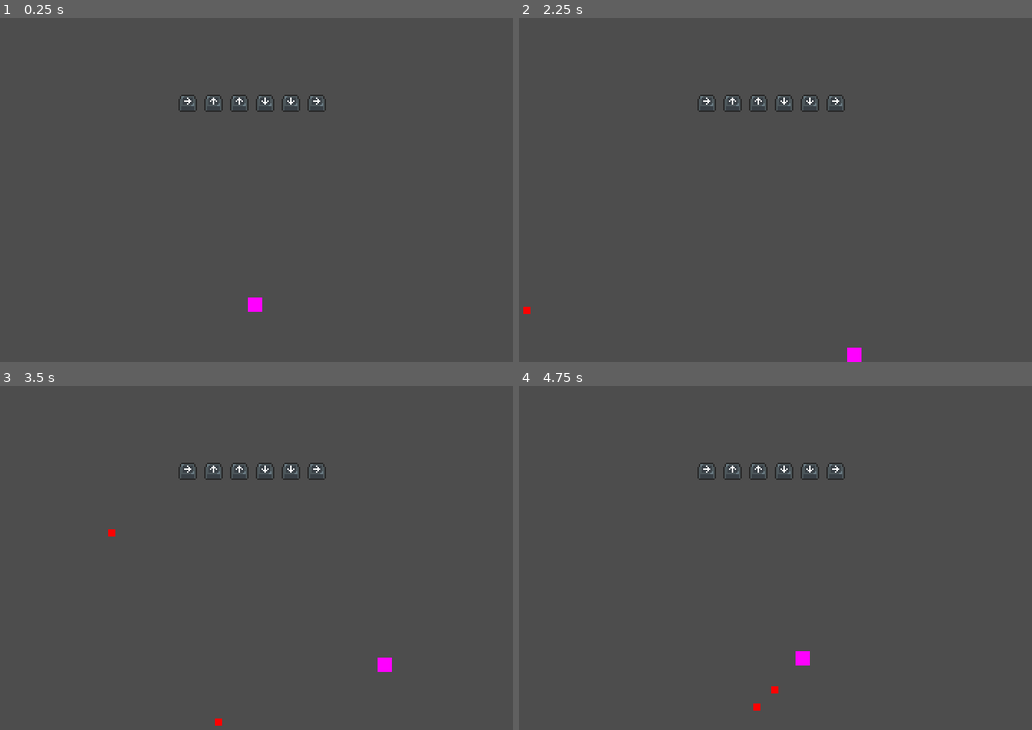
Above: before the commit, frames 1-4 (two rows, left to right).
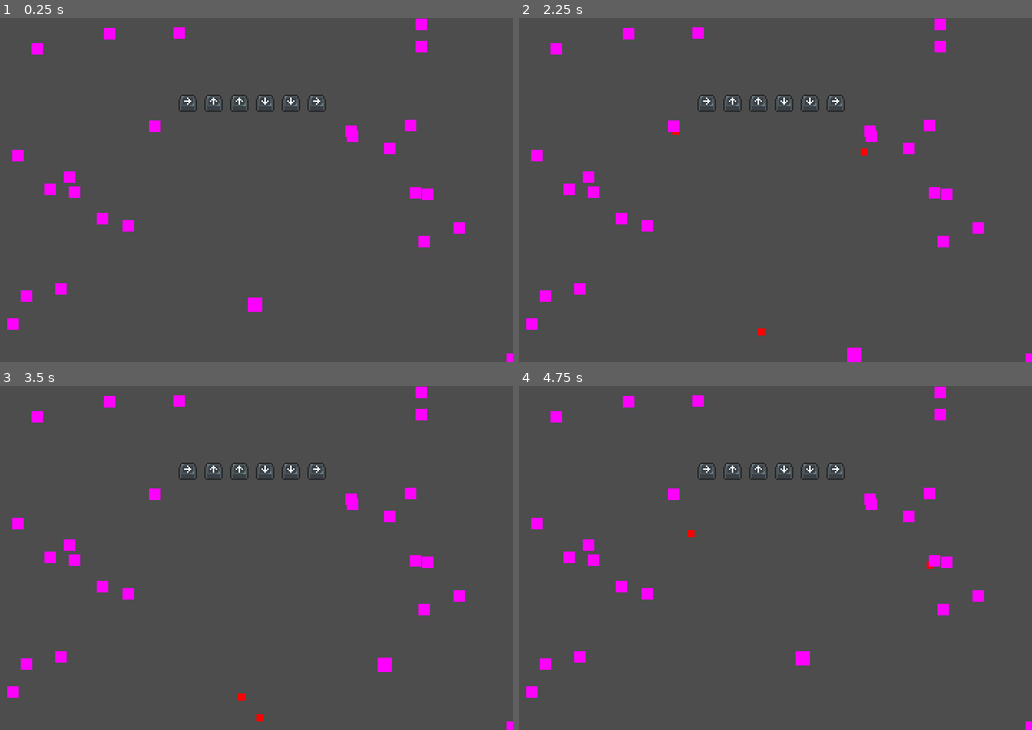
Above: after the commit, the same moments.

Repository: InRe-Dan/MiniJameGam34
Game: Godot game, scene res://Main/main.tscn
The game is run twice, just before and just after one commit, with the same random seed, the same clock (stepped at 60 frames per second) and the same inputs.
Inputs:
- Up to frame 1 (0.25 s): no input
- Up to frame 2 (2.25 s): tap Enter at 0.5 s; hold D (move_right) 0.53-1.28 s; hold S (move_down) 1.28-2.03 s; hold D (move_right) from 2.03 s (still down)
- Up to frame 3 (3.5 s): release D (move_right) at 2.78 s; hold W (move_up) from 2.78 s (still down)
- Up to frame 4 (4.75 s): release W (move_up) at 3.53 s; hold A (move_left) from 3.53 s (still down)

The runs differ from the first frame. In frame 1, 1.7% of the frame differs, in the area x 1-100%, y 0-100%; in frame 2, 1.8%; in frame 3, 1.8%; in frame 4, 1.8%.

Commit message:
Added audience manager
Added spectator factory
Reworked hazard manager to integrate spectators

Diff:
--- a/Globals.gd
+++ b/Globals.gd
@@ -3,7 +3,10 @@
 
 var joke_system : JokeSystem
 
+const stage_radius: float = 240.0
+const audience_padding: float = 16.0
 const stage_center: Vector2 = Vector2(360, 480)
+const spectator_placement_max_attempts: int = 8
 ## Number of QTE keypresses required per word in a joke
 ## This doesn't work at the moment. More implementation consideration required...
 const joke_difficulty : float = 2
--- a/Hazard/hazard.tscn
+++ b/Hazard/hazard.tscn
@@ -13,7 +13,6 @@
 monitorable = false
 script = ExtResource("1_rvm33")
 speed = null
-minimum_speed_factor = null
 
 [node name="Sprite2D" type="Sprite2D" parent="."]
 texture = SubResource("PlaceholderTexture2D_thfl7")
--- a/Hazard/hazard_manager.gd
+++ b/Hazard/hazard_manager.gd
@@ -1,22 +1,22 @@
-extends Node
+extends Node2D
 ## Responsible for spawning hazards
-
-const spawn_radius: float = 64.0 + sqrt(pow(360.0, 2.0) + pow(480.0, 2.0))
 
 @export var global_spawn_weight: float
 @export var hazards: Array[HazardSpawnData]
 
-var main: Main
+var hazardData: Array[HazardSpawnData] = []
 
-var hazardData: Array[HazardSpawnData] = []
+@onready var hazard_container: Node2D = $Hazards
+@onready var audience: Node2D = $Audience
 
 
 ## Called when the node enters the scene tree for the first time.
 func _ready() -> void:
-	main = get_tree().root.get_node("Main")
-
 	for data: HazardSpawnData in hazards:
 		hazardData.append(data)
+
+	for spectator: Node in audience.get_children():
+		spectator.hazard_deployed.connect(_on_hazard_deployed)
 
 
 ## Called every frame. 'delta' is the elapsed time since the previous frame.
@@ -24,7 +24,13 @@
 	var rand: float = randf()
 	if rand < global_spawn_weight * delta:
 		# Spawn hazard this frame
-		main.spawn_hazard(get_hazard(), get_position())
+		spawn_hazard(get_hazard())
+
+
+## Spawns a hazard
+func spawn_hazard(hazard: Hazard) -> void:
+	var spectator: Spectator = audience.get_children().pick_random()
+	spectator.prepare_hazard(hazard)
 
 
 ## Returns a random hazard
@@ -32,7 +38,6 @@
 	return (hazardData.pick_random() as HazardSpawnData).hazard.instantiate()
 
 
-## Returns a random position outside the viewport
-func get_position() -> Vector2:
-	var angle: float = randf_range(0, PI)
-	return Vector2(cos(angle), -sin(angle)) * spawn_radius + Globals.stage_center
+## Hazard deployed by spectator
+func _on_hazard_deployed(hazard: Hazard) -> void:
+	hazard_container.add_child(hazard)
--- a/Hazard/hazard_manager.tscn
+++ /dev/null
@@ -1,14 +0,0 @@
-[gd_scene load_steps=5 format=3 uid="uid://cip0t87hvhybj"]
-
-[ext_resource type="Script" path="res://Hazard/hazard_manager.gd" id="1_os5rk"]
-[ext_resource type="Script" path="res://Hazard/hazard_spawn_data.gd" id="2_lcnao"]
-[ext_resource type="PackedScene" uid="uid://bko632gtiaj3s" path="res://Hazard/Hazards/tomato.tscn" id="3_rwufa"]
-
-[sub_resource type="Resource" id="Resource_xacaa"]
-script = ExtResource("2_lcnao")
-hazard = ExtResource("3_rwufa")
-
-[node name="HazardManager" type="Node"]
-script = ExtResource("1_os5rk")
-global_spawn_weight = 1.0
-hazards = Array[ExtResource("2_lcnao")]([SubResource("Resource_xacaa")])
--- /dev/null
+++ b/Hazard/spectator.gd
@@ -0,0 +1,27 @@
+class_name Spectator extends Node2D
+## Represents a single audience member who is able to create hazards
+
+signal hazard_deployed(hazard)
+
+var queue: Array[Hazard]
+
+
+## Create a hazard
+func prepare_hazard(hazard: Hazard) -> void:
+	queue.append(hazard)
+
+	# Start animation if not already playing
+	# TODO: REPLACE
+	release()
+
+
+## Animation finished
+func release() -> void:
+	if queue.size() == 0: return
+
+	# Dequeue hazard
+	var hazard: Hazard = queue[0]
+	queue.remove_at(0)
+
+	hazard.position = position
+	hazard_deployed.emit(hazard)
--- /dev/null
+++ b/Hazard/spectator.tscn
@@ -0,0 +1,12 @@
+[gd_scene load_steps=3 format=3 uid="uid://bllvgnlk03rvh"]
+
+[ext_resource type="Script" path="res://Hazard/spectator.gd" id="1_6wfni"]
+
+[sub_resource type="PlaceholderTexture2D" id="PlaceholderTexture2D_h7ius"]
+size = Vector2(16, 16)
+
+[node name="Spectator" type="Node2D"]
+script = ExtResource("1_6wfni")
+
+[node name="Sprite2D" type="Sprite2D" parent="."]
+texture = SubResource("PlaceholderTexture2D_h7ius")
--- a/Jokes/JokeList/joke1.tres
+++ b/Jokes/JokeList/joke1.tres
@@ -4,5 +4,5 @@
 
 [resource]
 script = ExtResource("1_imyuo")
-setup = "Why don't oysters donate to charity?"
-punchline = "Because they're shellfish!"
+setup = "Have you tried eating a clock?"
+punchline = "It takes a long time!"
--- /dev/null
+++ b/Main/audience_manager.gd
@@ -0,0 +1,26 @@
+class_name AudienceManager extends Node2D
+## Handles instantiating audience members
+
+@onready var spectator_scene: PackedScene = preload("res://Hazard/spectator.tscn")
+
+
+## Called when the node enters the scene tree for the first time.
+func _ready() -> void:
+	for i in range(24):
+		create_spectator()
+
+
+## Creates a new audience member at a random position
+func create_spectator() -> void:
+	var spectator: Spectator = spectator_scene.instantiate() as Spectator
+	var iteration: int = 0
+	while true:
+		# Failed to place
+		if iteration > Globals.spectator_placement_max_attempts:
+			spectator.position = Vector2(randf_range(0, 720), randf_range(0,480 - (Globals.stage_radius + Globals.audience_padding)))
+			break
+		iteration += 1
+		spectator.position = Vector2(randf_range(0, 720), randf_range(0,480))
+		if spectator.position.distance_squared_to(Globals.stage_center) > pow(Globals.stage_radius + Globals.audience_padding, 2.0):
+			break
+	add_child(spectator)
--- a/Main/main.gd
+++ b/Main/main.gd
@@ -1,10 +1,3 @@
 class_name Main
 extends Node2D
 ## Main game handler
-
-@onready var hazard_container: Node2D = $Hazards
-
-
-func spawn_hazard(hazard: Hazard, location: Vector2) -> void:
-	hazard.position = location
-	hazard_container.add_child(hazard)
--- a/Main/main.tscn
+++ b/Main/main.tscn
@@ -1,11 +1,19 @@
-[gd_scene load_steps=5 format=3 uid="uid://dw5auj6i3fjfj"]
+[gd_scene load_steps=10 format=3 uid="uid://dw5auj6i3fjfj"]
 
 [ext_resource type="Script" path="res://Main/main.gd" id="1_5t87c"]
 [ext_resource type="PackedScene" uid="uid://c757dhd4hepca" path="res://Player/player.tscn" id="1_bg8e3"]
+[ext_resource type="Script" path="res://Hazard/hazard_manager.gd" id="3_lubpb"]
 [ext_resource type="Script" path="res://Jokes/joke_system.gd" id="3_wbmed"]
+[ext_resource type="Script" path="res://Main/audience_manager.gd" id="4_8158h"]
+[ext_resource type="Script" path="res://Hazard/hazard_spawn_data.gd" id="4_o1nxd"]
+[ext_resource type="PackedScene" uid="uid://bko632gtiaj3s" path="res://Hazard/Hazards/tomato.tscn" id="5_l85j4"]
 
 [sub_resource type="RectangleShape2D" id="RectangleShape2D_o8aus"]
 size = Vector2(720, 24)
+
+[sub_resource type="Resource" id="Resource_wi5i0"]
+script = ExtResource("4_o1nxd")
+hazard = ExtResource("5_l85j4")
 
 [node name="Main" type="Node2D"]
 texture_filter = 1
@@ -28,7 +36,15 @@
 position = Vector2(0, 12)
 shape = SubResource("RectangleShape2D_o8aus")
 
-[node name="Hazards" type="Node2D" parent="."]
+[node name="HazardManager" type="Node2D" parent="."]
+script = ExtResource("3_lubpb")
+global_spawn_weight = 1.2
+hazards = Array[ExtResource("4_o1nxd")]([SubResource("Resource_wi5i0")])
+
+[node name="Hazards" type="Node2D" parent="HazardManager"]
+
+[node name="Audience" type="Node2D" parent="HazardManager"]
+script = ExtResource("4_8158h")
 
 [node name="Control" type="Control" parent="."]
 layout_mode = 3
@@ -58,8 +74,6 @@
 stretch_margin_right = 1
 stretch_margin_bottom = 1
 
-[node name="Audience" type="Node2D" parent="."]
-
 [node name="JokeSystem" type="Node" parent="."]
 script = ExtResource("3_wbmed")
 
--- a/Main/spectator.tscn
+++ /dev/null
@@ -1,5 +0,0 @@
-[gd_scene format=3 uid="uid://bllvgnlk03rvh"]
-
-[node name="Spectator" type="Node2D"]
-
-[node name="Sprite2D" type="Sprite2D" parent="."]
--- a/project.godot
+++ b/project.godot
@@ -17,7 +17,6 @@
 
 [autoload]
 
-HazardManager="*res://Hazard/hazard_manager.tscn"
 Globals="*res://Globals.gd"
 
 [display]
@@ -27,6 +26,10 @@
 window/size/mode=2
 window/stretch/mode="canvas_items"
 window/vsync/vsync_mode=0
+
+[dotnet]
+
+project/assembly_name="Mini Jame Gam #34"
 
 [file_customization]
 
